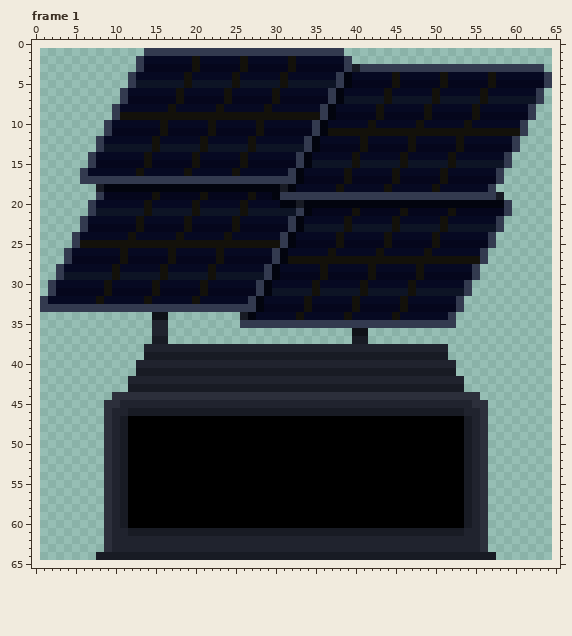
Pixel-art file -- assets/images/stations/solar_collector.aseprite. The first picture shows the starting point.
64x64 pixels, 34 frames. Colours within 5 levels of each other are drawn and written as one. Shown: frame 1. The old version is drawn lined up with the new one, on the new canvas. The commit also changed other frames, which this record leaves out.
After:
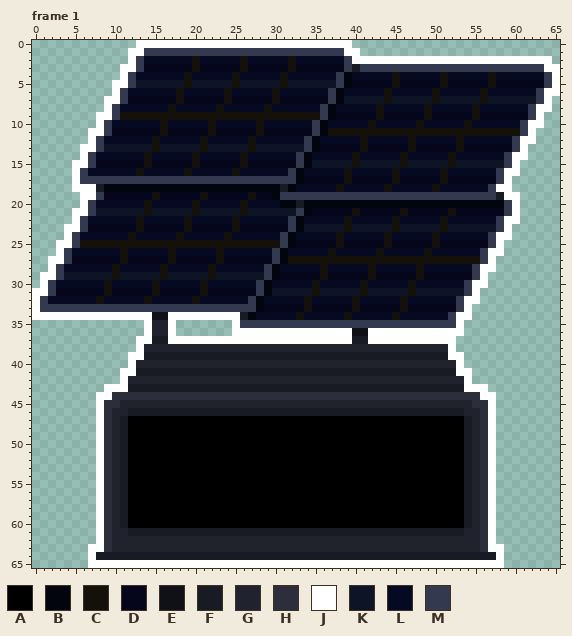
Palette (. is transparent): A #000000  B #02040e  C #13110a  D #05061c  E #0f1117  F #181b24  G #20232e  H #2c2f3b  J #ffffff  K #0d1425  L #060922  M #333a4f
Change:
canvas 64x64 -> 66x66, the old top-left corner now at 1,1
Frame 1:
y 0: x 13..39 ........................... -> JJJJJJJJJJJJJJJJJJJJJJJJJJJ
y 1: x 12..13 .. -> JJ; x 39..40 .. -> JJ
y 2: x 12 . -> J; x 40..64 ......................... -> JJJJJJJJJJJJJJJJJJJJJJJJJ
y 3: x 11..12 .. -> JJ; x 64..65 .. -> JJ
y 4: x 11 . -> J; x 65 . -> J
y 5: x 10..11 .. -> JJ; x 65 . -> J
y 6: x 10 . -> J; x 64..65 .. -> JJ
y 7: x 9..10 .. -> JJ; x 64 . -> J
y 8: x 9 . -> J; x 63..64 .. -> JJ
y 9: x 8..9 .. -> JJ; x 63 . -> J
y 10: x 8 . -> J; x 62..63 .. -> JJ
y 11: x 7..8 .. -> JJ; x 62 . -> J
y 12: x 7 . -> J; x 61..62 .. -> JJ
y 13: x 6..7 .. -> JJ; x 61 . -> J
y 14: x 6 . -> J; x 60..61 .. -> JJ
y 15: x 5..6 .. -> JJ; x 60 . -> J
y 16: x 5 . -> J; x 59..60 .. -> JJ
y 17: x 5 . -> J; x 59 . -> J
y 18: x 5..7 ... -> JJJ; x 58..59 .. -> JJ
y 19: x 6..7 .. -> JJ; x 59..60 .. -> JJ
y 20: x 6 . -> J; x 60 . -> J
y 21: x 5..6 .. -> JJ; x 60 . -> J
y 22: x 5 . -> J; x 59..60 .. -> JJ
y 23: x 4..5 .. -> JJ; x 59 . -> J
y 24: x 4 . -> J; x 58..59 .. -> JJ
y 25: x 3..4 .. -> JJ; x 58 . -> J
y 26: x 3 . -> J; x 57..58 .. -> JJ
y 27: x 2..3 .. -> JJ; x 57 . -> J
y 28: x 2 . -> J; x 56..57 .. -> JJ
y 29: x 1..2 .. -> JJ; x 56 . -> J
y 30: x 1 . -> J; x 55..56 .. -> JJ
y 31: x 0..1 .. -> JJ; x 55 . -> J
y 32: x 0 . -> J; x 54..55 .. -> JJ
y 33: x 0 . -> J; x 54 . -> J
y 34: x 0..14 ............... -> JJJJJJJJJJJJJJJ; x 17..25 ......... -> JJJJJJJJJ; x 53..54 .. -> JJ
y 35: x 14 . -> J; x 17 . -> J; x 25 . -> J; x 53 . -> J
y 36: x 14 . -> J; x 17 . -> J; x 25..39 ............... -> JJJJJJJJJJJJJJJ; x 42..53 ............ -> JJJJJJJJJJJJ
y 37: x 13..14 .. -> JJ; x 17..39 ....................... -> JJJJJJJJJJJJJJJJJJJJJJJ; x 42..52 ........... -> JJJJJJJJJJJ
y 38: x 13 . -> J; x 52 . -> J
y 39: x 12..13 .. -> JJ; x 52..53 .. -> JJ
y 40: x 12 . -> J; x 53 . -> J
y 41: x 11..12 .. -> JJ; x 53..54 .. -> JJ
y 42: x 11 . -> J; x 54 . -> J
y 43: x 9..11 ... -> JJJ; x 54..56 ... -> JJJ
y 44: x 8..9 .. -> JJ; x 56..57 .. -> JJ
y 45..62: x 8 . -> J; x 57 . -> J
y 63: x 7..8 .. -> JJ; x 57..58 .. -> JJ
y 64: x 7 . -> J; x 58 . -> J
y 65: x 7..58 .................................................... -> JJJJJJJJJJJJJJJJJJJJJJJJJJJJJJJJJJJJJJJJJJJJJJJJJJJJ
Boxes around the changes in both pictures, in picture pixels (x1, y1, x2, y2):
added: (32, 40, 560, 568)
